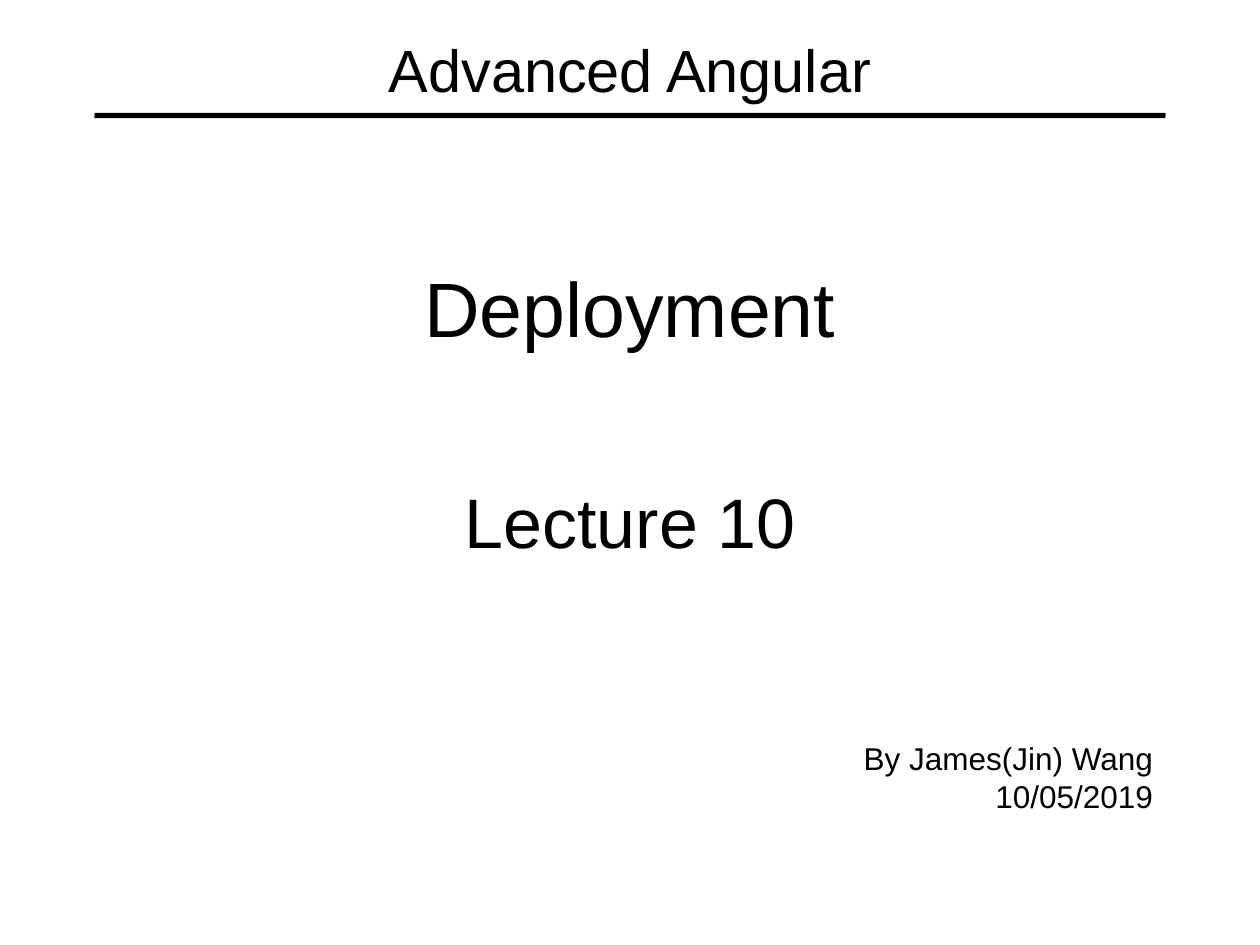
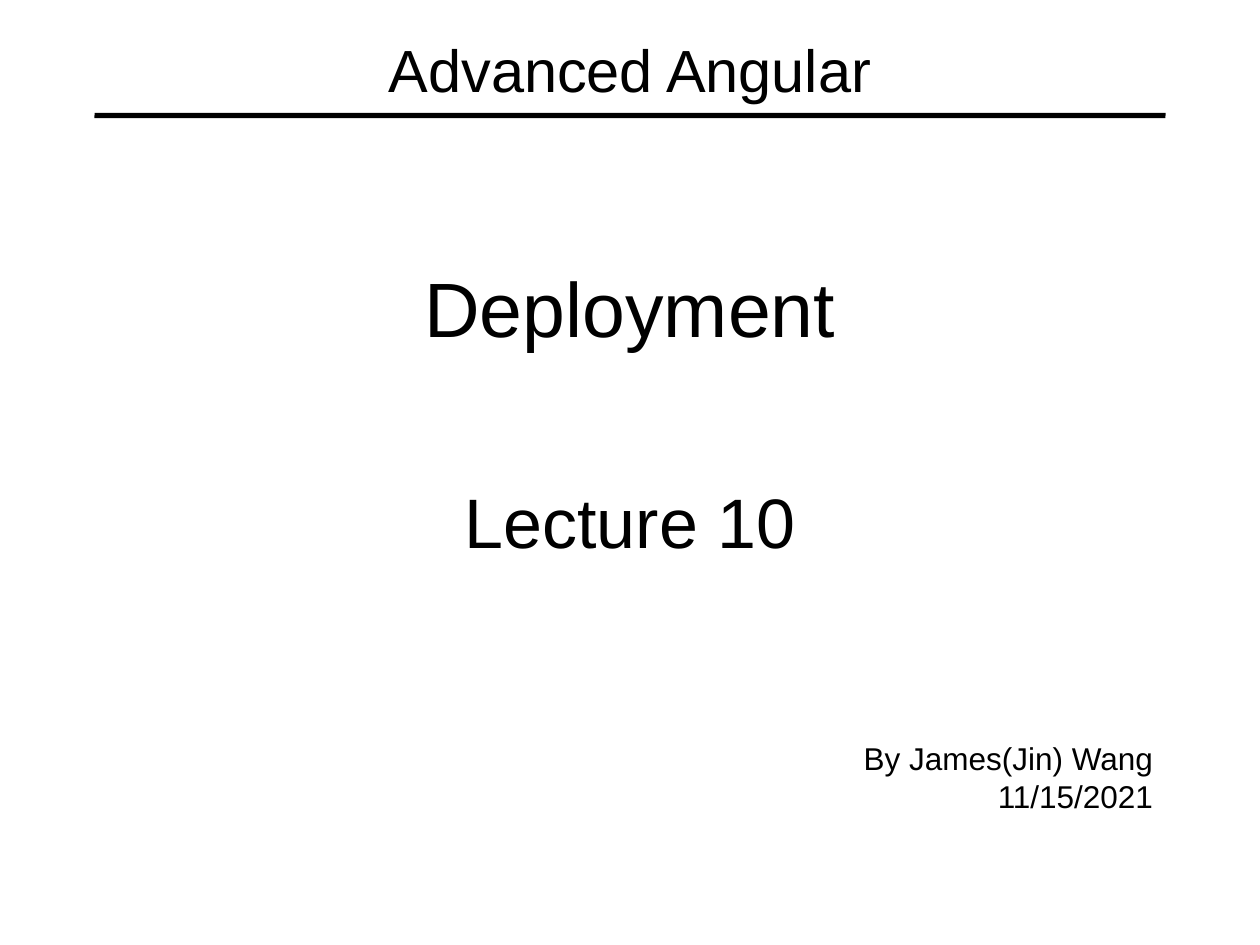
Before and after one commit to specter01wj/Jago_Link_Training, a slide deck: slide 1 of Angular/Angular12/Angular Advanced Course/Essentials/10.Deployment/L10_Deployment.ppt. Drawn at 1260x945 pixels with LibreOffice and Linux fonts; fonts in the diff are those of the drawing. Boxes give left, top, right and bottom in pixels: in the first picture for what was removed or moved away, otherwise in the second. Text is boxed around its words. In the diff, an @@ line names an element or a change of style, - is before the commit and + after.

```diff
--- a/Angular/Angular12/Angular Advanced Course/Essentials/10.Deployment/L10_Deployment.ppt
+++ b/Angular/Angular12/Angular Advanced Course/Essentials/10.Deployment/L10_Deployment.ppt
@@ text at (998, 785, 1153, 809): text changed @@
-10/05/2019
+11/15/2021
```
Also in this commit, not shown: 3 other files.
